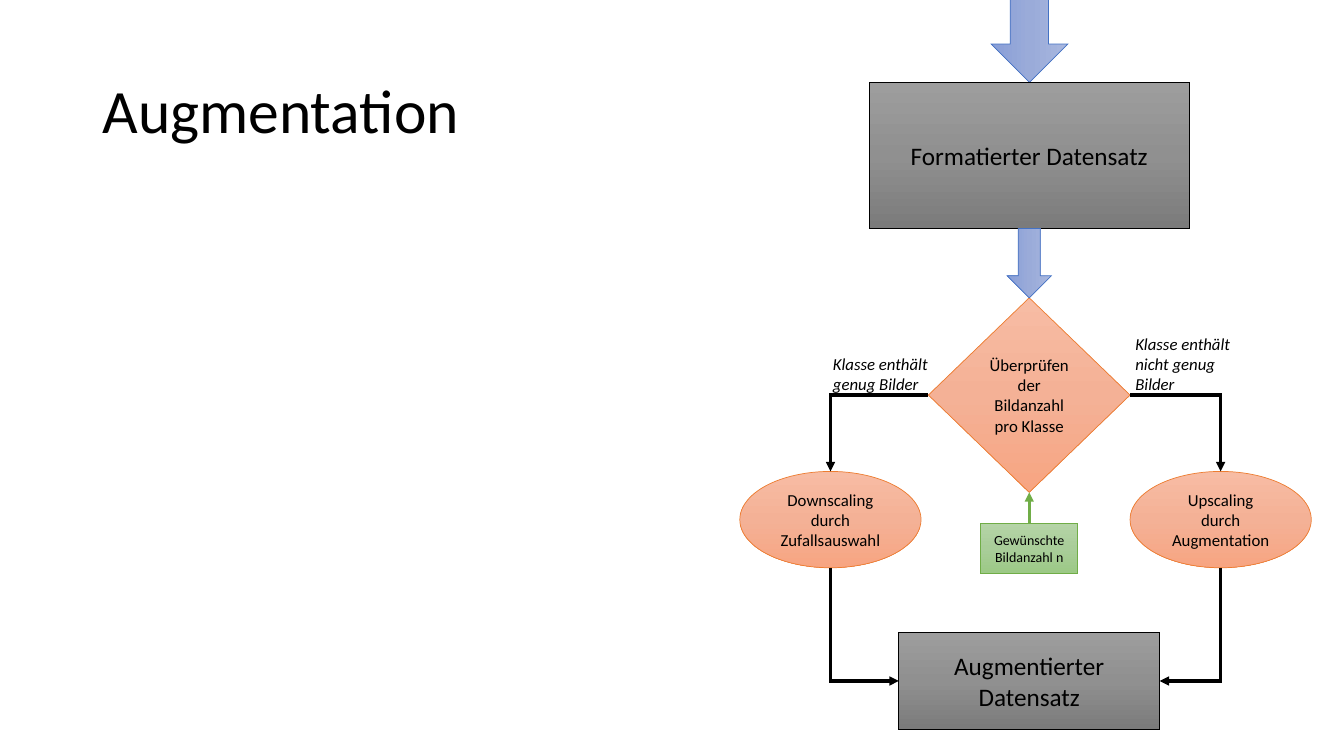
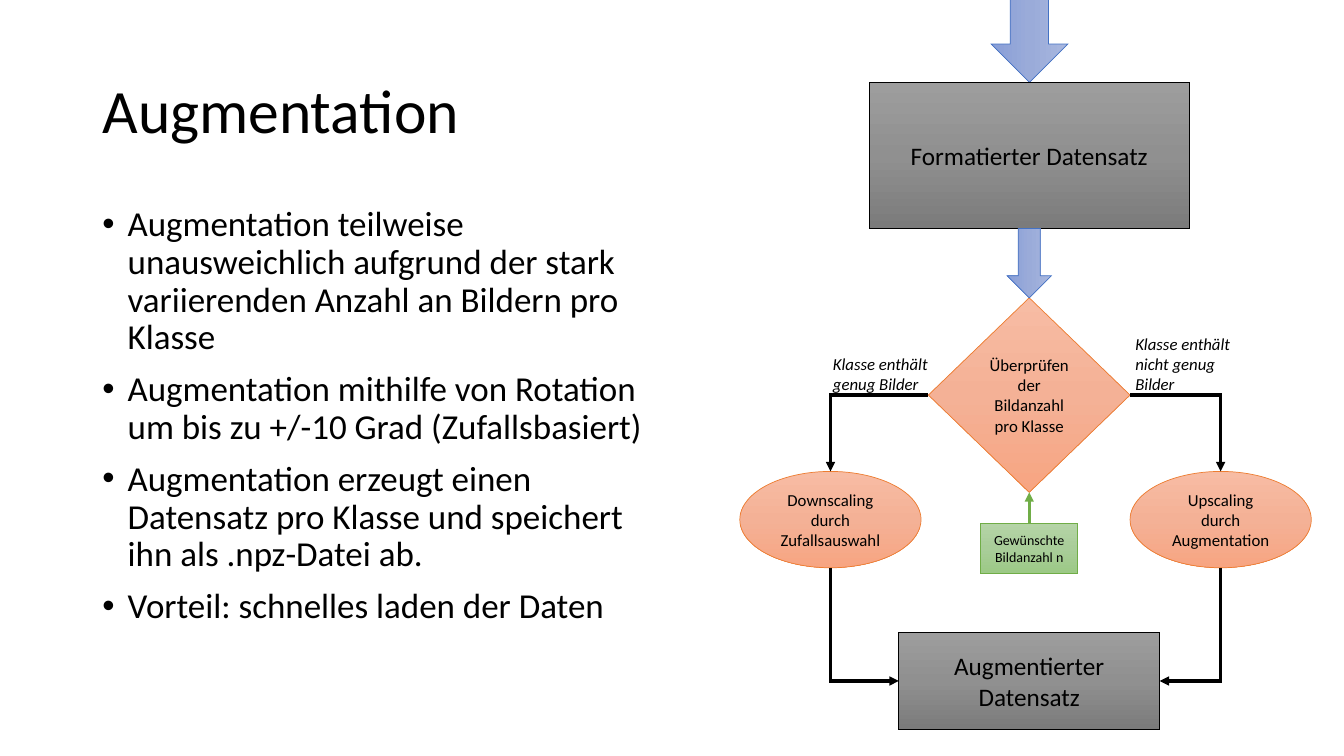
Before and after one commit to ageinpee/ComputerVision, a slide deck: slide 4 of project/Präsentation CV-Prak.pptx. Drawn at 1344x756 pixels with LibreOffice and Linux fonts; fonts in the diff are those of the drawing. Boxes give left, top, right and bottom in pixels: in the first picture for what was removed or moved away, otherwise in the second. Text is boxed around its words. In the diff, an @@ line names an element or a change of style, - is before the commit and + after.

Commit message:
added stuff to the presentation

```diff
--- a/project/Präsentation CV-Prak.pptx
+++ b/project/Präsentation CV-Prak.pptx
@@ text added at [128,211,641,619], 25 pt, text #000000 @@
+• Augmentation teilweise unausweichlich aufgrund der stark variierenden Anzahl an Bildern pro Klasse
+• Augmentation mithilfe von Rotation um bis zu +/-10 Grad (Zufallsbasiert)
+• Augmentation erzeugt einen Datensatz pro Klasse und speichert ihn als .npz-Datei ab.
+• Vorteil: schnelles laden der Daten
```
Also in this commit, not shown: 3 other slides changed.
